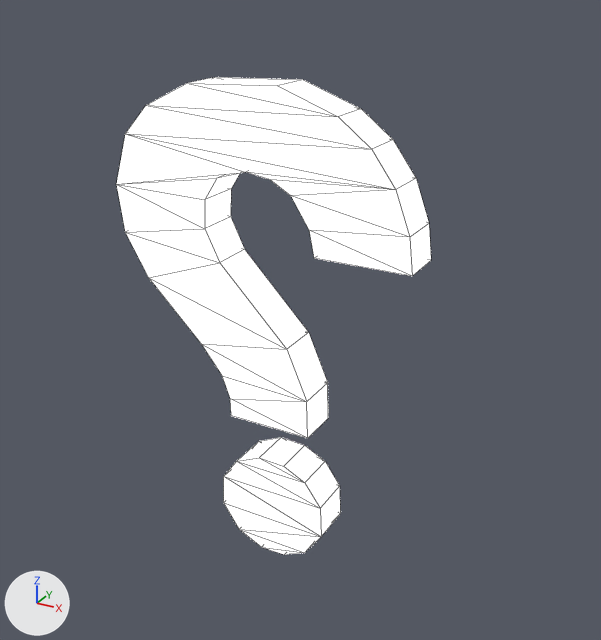
One commit to the FBX model marketplaceItems/questionApp/appResources/appData/resources/models/questionMark.fbx: the scene before it, then after it.
The view is the same before and after, from a 50 mm camera at (0.399, -0.733, 0.645) aimed at (0.006, -0.018, 0.287). The axes (+X, +Y, +Z) are drawn at lower left. The lights are the same throughout. Mesh edges are drawn as thin lines. Vertices at the same position are counted once.

Names of what the first picture shows: 'Text'.
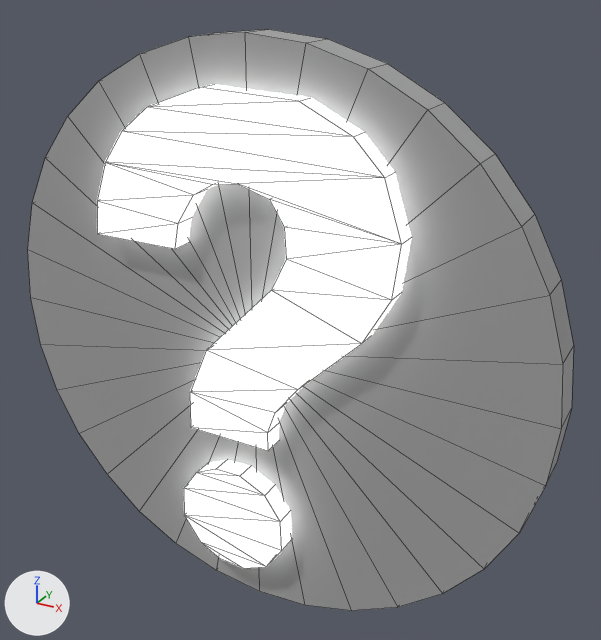
Commit message: New question mark entity

Where the newer file only moved an object's origin or applied its transform, the numbers keep the older frame.

Pixel boxes [x1, y1, x2, y2] of what changed, in the pictures (601 x 640 px):
'Cylinder', added: after [28, 29, 574, 611]
'Text', reshaped: before [117, 77, 431, 555]; after [97, 84, 411, 568]
part 1 of me_cutext_001, added: after [97, 84, 411, 451]
part 2 of me_cutext_001, added: after [184, 460, 292, 568]
part 3 of me_cutext_001, deleted: before [117, 83, 412, 555]

The change in detail:
Material 'Gray' (mat_gray) is new.
Its base color is (0.376, 0.376, 0.376) (grey #a5a5a5).
Its roughness is 0.349.
me_cutext_001 is used by ob_text; location (0.159, 0.0, 0.0).
me_cutext_001 had 80 vertices, 112 faces and spanned x -0.365..-0.018, y -0.049..0.0, z -0.006..0.533.
me_cutext_001 now has 160 vertices, 152 faces and spans x -0.365..-0.014, y -0.091..0.0, z -0.006..0.533.
me_cutext_001 part 1: a new loose piece of 56 vertices spanning x -0.36..-0.014, y -0.091..-0.042, z 0.164..0.533, in mat_material_001 (white #ffffff).
me_cutext_001 part 2: a new loose piece of 24 vertices spanning x -0.269..-0.137, y -0.091..-0.042, z -0.006..0.12, in mat_material_001 (white #ffffff).
Part 3, on me_cutext_001:
36 faces are deleted.
Mesh me_cylinder is new.
It is a 32-sided cylinder along y spanning x -0.317..0.317, y -0.021..0.021, z -0.317..0.317.
It uses material mat_gray (grey #a5a5a5).
Object 'Cylinder' (ob_cylinder) is new; it shows me_cylinder.
Its location is (-0.023, -0.049, 0.263).
